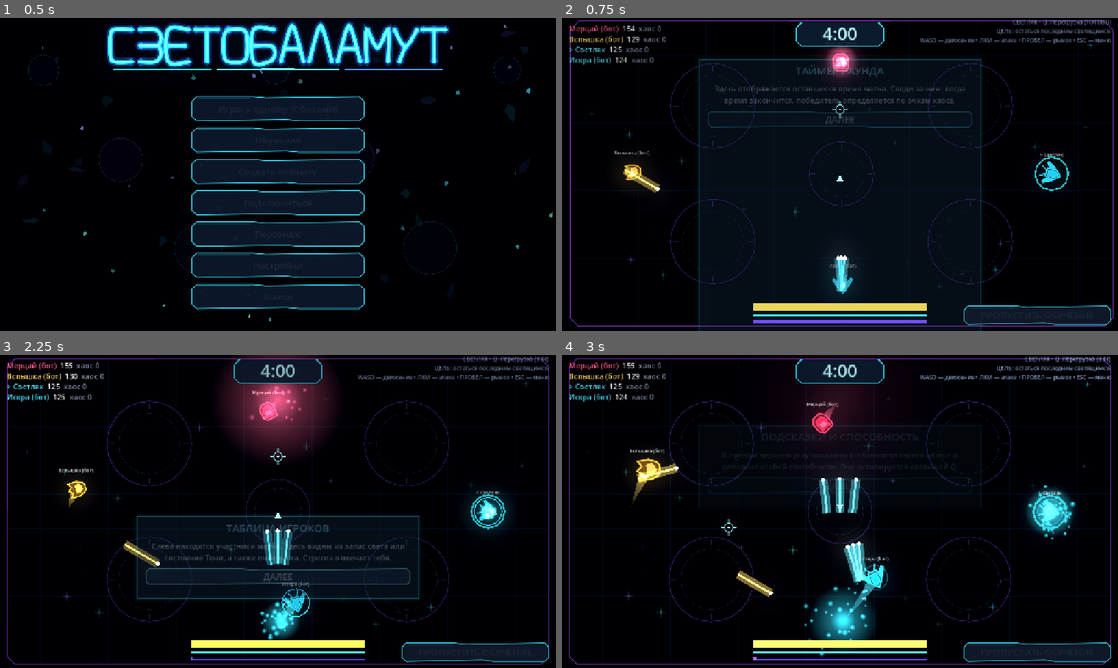
Above: before the commit, frames 1-4 (two rows, left to right).
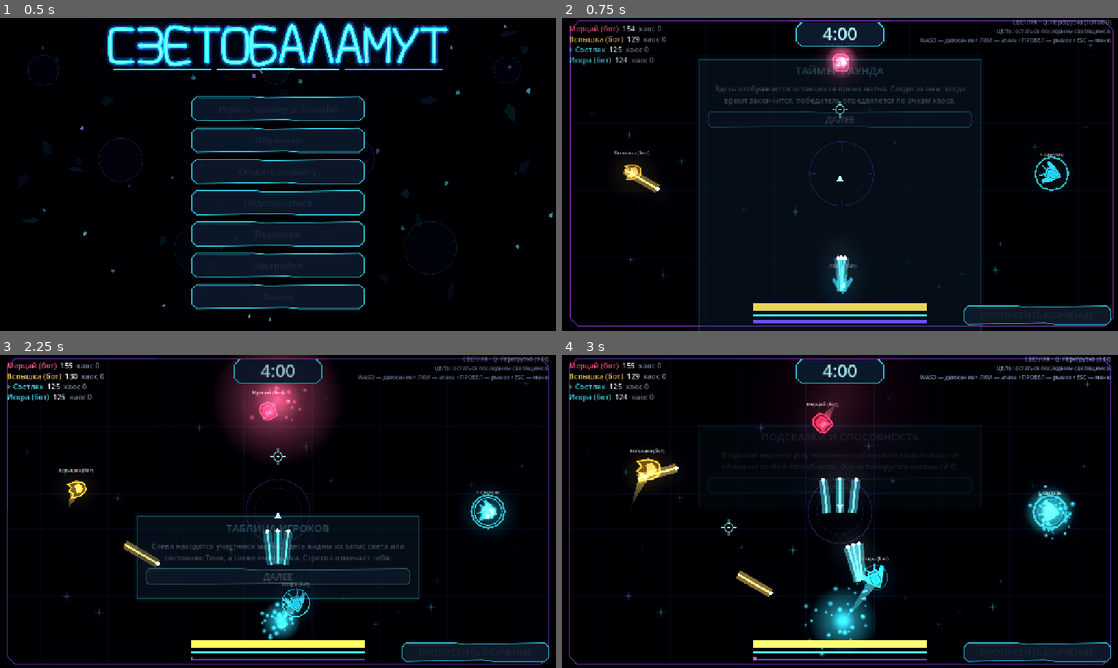
Above: after the commit, the same moments.

Repository: DvoreZZKy/svetobalamut
Game: Godot game, scene res://scenes/menu.tscn
Same seed, same stepped clock (60 frames per second), same inputs: the game is played once before the commit and once after it.
Inputs (mouse positions are in pixels of both pictures, inside the frame that each line leads up to):
- Up to frame 1 (0.5 s): no input
- Up to frame 2 (0.75 s): click "Играть одному (с ботами)" at 0.5 s
- Up to frame 3 (2.25 s): tap Enter (restart) at 1.25 s; move the mouse to (400, 495) at 1.27 s; hold D (right) 1.28-2 s; tap Q (ability) at 1.35 s; click (400, 495) at 1.42 s; click "ДАЛЕЕ" at 2 s
- Up to frame 4 (3 s): move the mouse to (728, 527) at 2.77 s; hold S (down) from 2.78 s (still down); tap Space (dash) at 2.85 s

Frame 1 is identical in both runs. In frame 2, 0.7% of the frame differs, in the area x 19-82%, y 14-86%; in frame 3, 0.7%; in frame 4, 0.8%, in the area x 19-81%, y 14-86%.

Commit message:
Keep one central zone and split kill healing by damage

Diff:
--- a/scripts/sim.gd
+++ b/scripts/sim.gd
@@ -31,7 +31,7 @@
 const MIN_SURVIVAL_TIME := 60.0
 const P_RADIUS := 28.0
 const MAX_EATERS_RAIN := 8
-const ZONES := [Vector3(420, 250, 125), Vector3(1180, 250, 125), Vector3(420, 650, 125), Vector3(1180, 650, 125), Vector3(800, 450, 95)]
+const ZONES := [Vector3(800, 450, 95)]
 const CHAOS := ["invert", "reverse", "blind", "bounce", "zerog", "rain", "steal", "doubles", "magnet", "bomb"]
 const DUR := {"invert": 6.0, "reverse": 6.0, "blind": 5.0, "bounce": 8.0, "zerog": 6.0, "magnet": 5.0}
 
@@ -96,7 +96,7 @@
 		"ability_cd": 0.0, "ability_t": 0.0,
 		"shadow": false, "decoy": false, "life": 0.0,
 		"dash_t": 0.0, "dash_dir": Vector2.RIGHT, "dash_cd": 0.0, "inv": 0.0, "fire_cd": 0.0,
-		"pts": 0, "kills": 0, "last_hit": 0, "hit_age": 99.0, "hit_t": 0.0, "push_cd": 0.0,
+		"pts": 0, "kills": 0, "last_hit": 0, "damage_by": {}, "hit_age": 99.0, "hit_t": 0.0, "push_cd": 0.0,
 		"derp_t": 0.0, "derp_by": 0, "derp": {"t": 0.0, "mv": Vector2.ZERO, "aim": pos, "fire": false, "dash": false},
 		"poss_target": 0, "poss_cd": 0.0, "poss_protect_cd": 0.0,
 		"bot": {"t": 0.0, "strafe": 1.0, "want": 350.0},
@@ -374,10 +374,27 @@
 	p.poss_target = 0
 	events.append({"t": "death", "x": p.pos.x, "y": p.pos.y, "c": p.ci, "id": p.id})
 	shake_req = maxf(shake_req, 18.0)
+	var damage_by: Dictionary = p.get("damage_by", {})
+	var total_damage := 0.0
+	for attacker_id in damage_by:
+		total_damage += maxf(0.0, float(damage_by[attacker_id]))
+	if total_damage > 0.0:
+		# Split the kill heal between every living contributor by their share of damage.
+		for attacker_id in damage_by:
+			if not players.has(attacker_id):
+				continue
+			var contributor: Dictionary = players[attacker_id]
+			if contributor.shadow or contributor.decoy:
+				continue
+			var share := KILL_BONUS * maxf(0.0, float(damage_by[attacker_id])) / total_damage
+			contributor.light = minf(contributor.max_light, contributor.light + share)
+	elif killer != 0 and killer != p.id and players.has(killer):
+		var fallback: Dictionary = players[killer]
+		if not fallback.shadow and not fallback.decoy:
+			fallback.light = minf(fallback.max_light, fallback.light + KILL_BONUS)
 	if killer != 0 and killer != p.id and players.has(killer):
 		var k: Dictionary = players[killer]
 		if not k.shadow:
-			k.light = minf(k.max_light, k.light + KILL_BONUS)
 			k.kills += 1
 		if k.derp_t > 0.0 and players.has(k.derp_by):
 			players[k.derp_by].pts += 2
@@ -401,6 +418,10 @@
 	if p.kind == 1 and p.ability_t > 0.0:
 		reduced *= 0.25
 	p.light -= reduced
+	if src != 0 and src != p.id and players.has(src) and not players[src].shadow and not players[src].decoy:
+		var damage_by: Dictionary = p.get("damage_by", {})
+		damage_by[src] = float(damage_by.get(src, 0.0)) + reduced
+		p.damage_by = damage_by
 	p.last_hit = src
 	p.hit_age = 0.0
 	p.hit_t = 0.14
